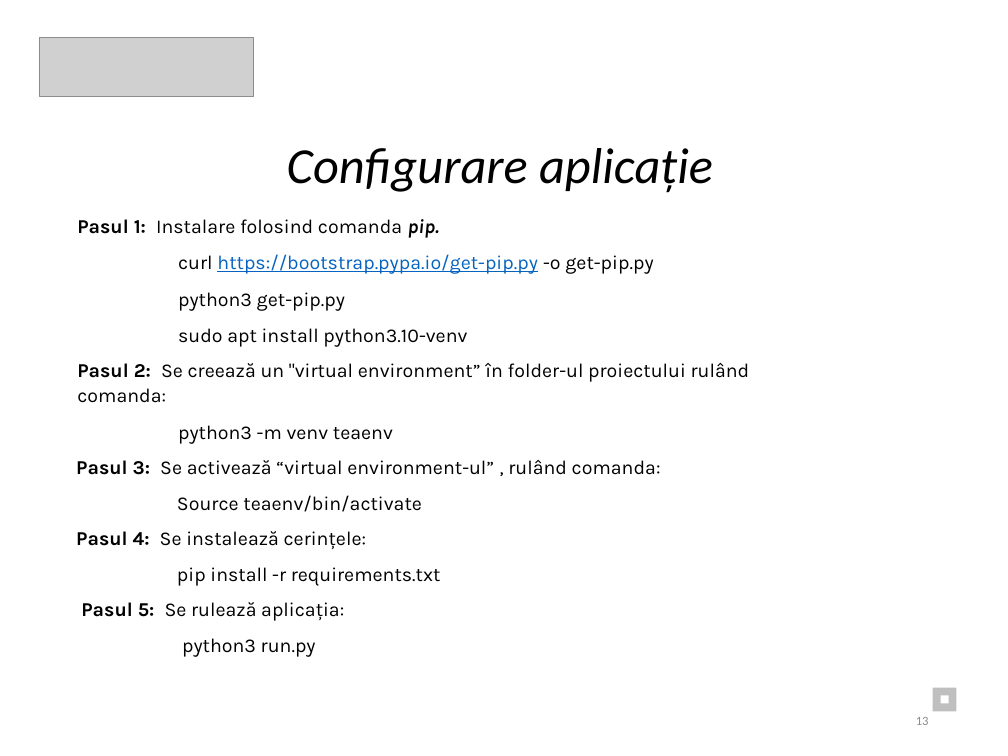
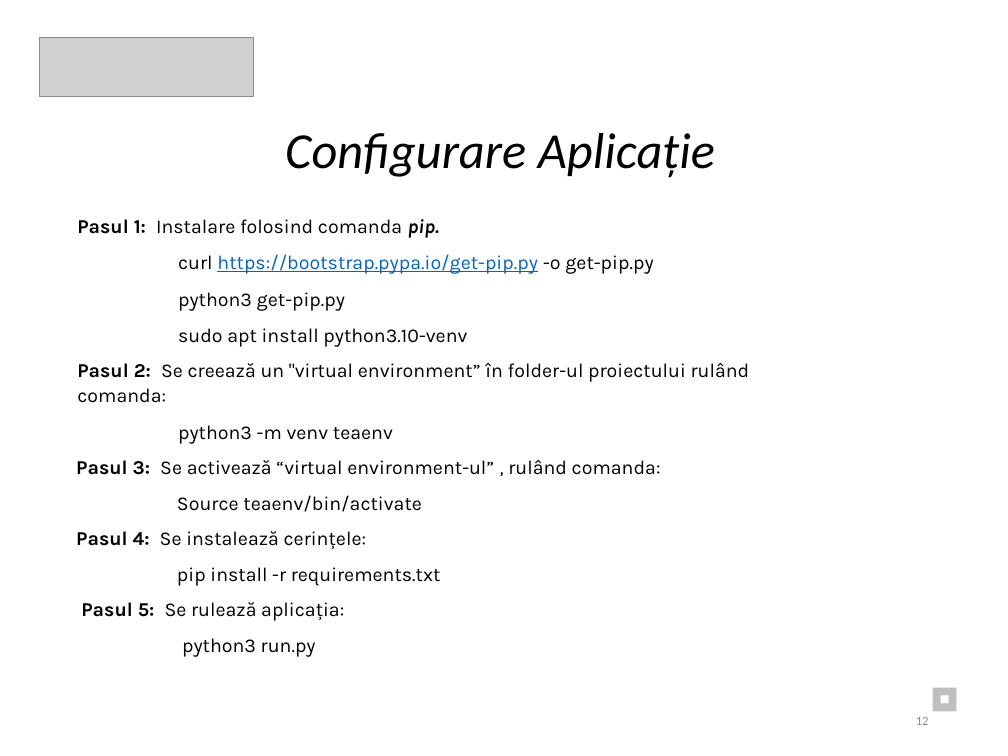
Before and after one commit to Eduard2609/TeaPython_ISW, a slide deck: slide 12 of Documentatie/Documentație_ PPT.pptx (slide 13 before the commit). Drawn at 1008x756 pixels with LibreOffice and Linux fonts; fonts in the diff are those of the drawing; grey boxes stand for pictures. Boxes give left, top, right and bottom in pixels: in the first picture for what was removed or moved away, otherwise in the second. Text is boxed around its words. In the diff, an @@ line names an element or a change of style, - is before the commit and + after.

```diff
--- a/Documentatie/Documentație_ PPT.pptx
+++ b/Documentatie/Documentație_ PPT.pptx
@@ text at box(285, 133, 715, 178): text changed @@
-Configurare aplicație
+Configurare Aplicație
```
Also in this commit, not shown: 12 other slides changed, 1 slide removed, 1 other file.
